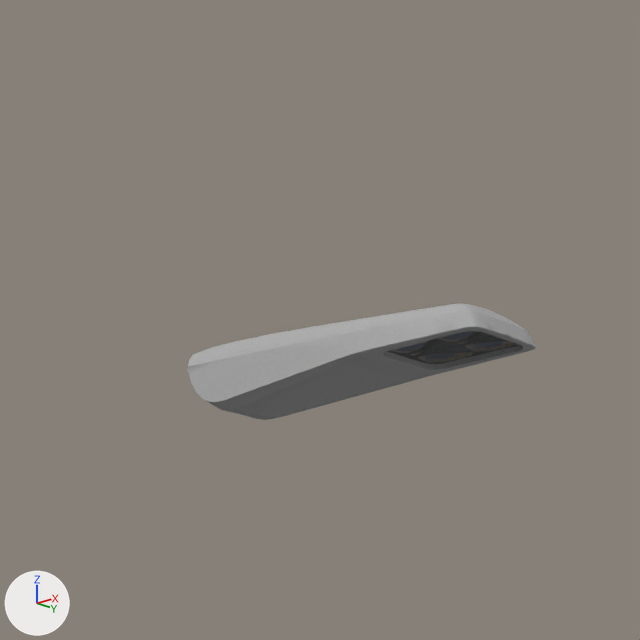
The Blender file Beleuchtung/Lampen/blender/Streetlight_11_Micro.blend: old version first, new version second.
Camera for both pictures: the file's camera 'Camera'. Arrows for +X, +Y and +Z are at lower left; the lights stay in place.

In view in the first picture: 'Siteco SL 11 micro', 'Siteco SL 11 micro Glas'.
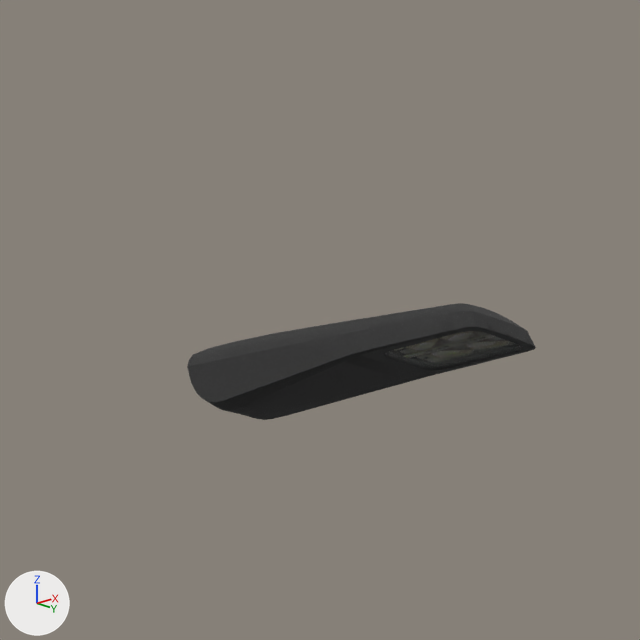
Location of each change, [x1, y1, x2, y2] in pixels of the pictures (640 x 640 px):
```json
{"object": "Siteco SL 11 micro", "change": "surface changed", "before": [187, 303, 536, 420], "after": [187, 303, 536, 420], "on screen": "grey to black"}
```

The change, as JSON lines over the scene's bpy script:
```json
{"op": "add", "block": "img_plastik_schwarz_1k_jpg", "code": ["img_plastik_schwarz_1k_jpg = load_image('Plastik_schwarz_1k.jpg', '../textures/Plastik_schwarz_1k.jpg', 1024, 1024, 'sRGB')"]}
{"op": "set", "path": "mat_si05_lack_siteco_007.texture", "old": "img_grau_körnung_jpg", "new": "img_plastik_schwarz_1k_jpg"}
```
